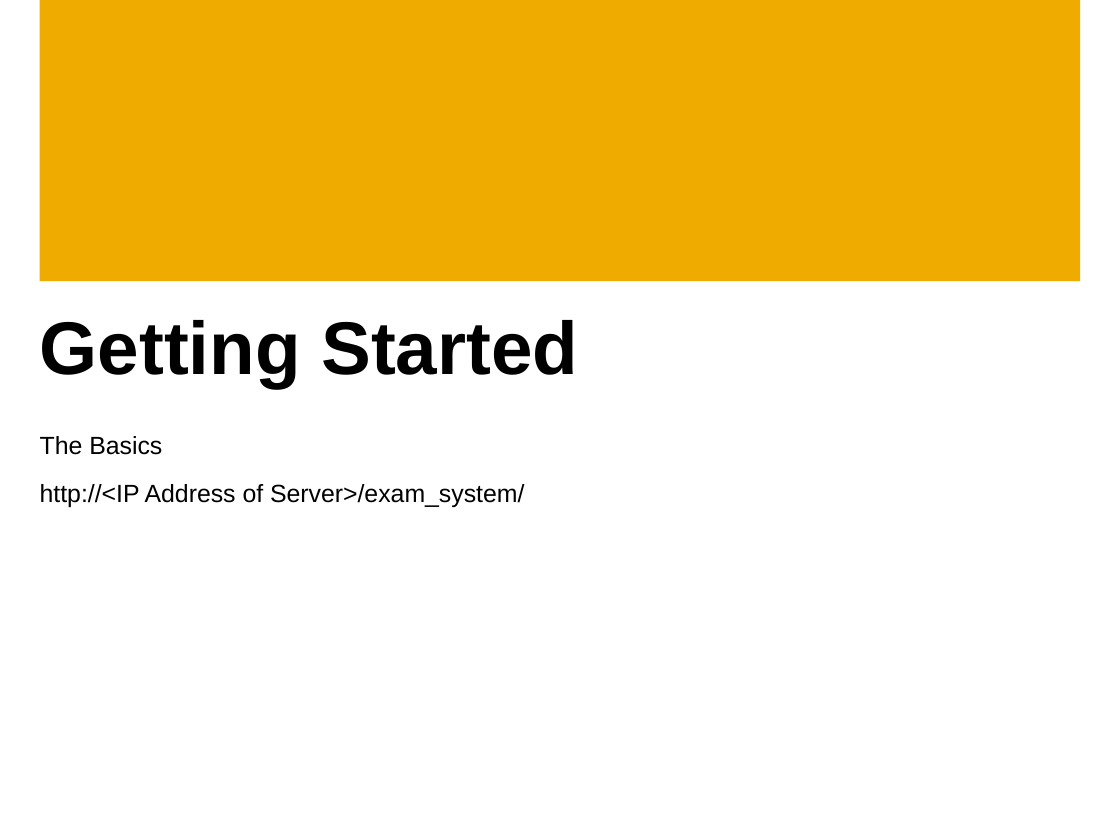
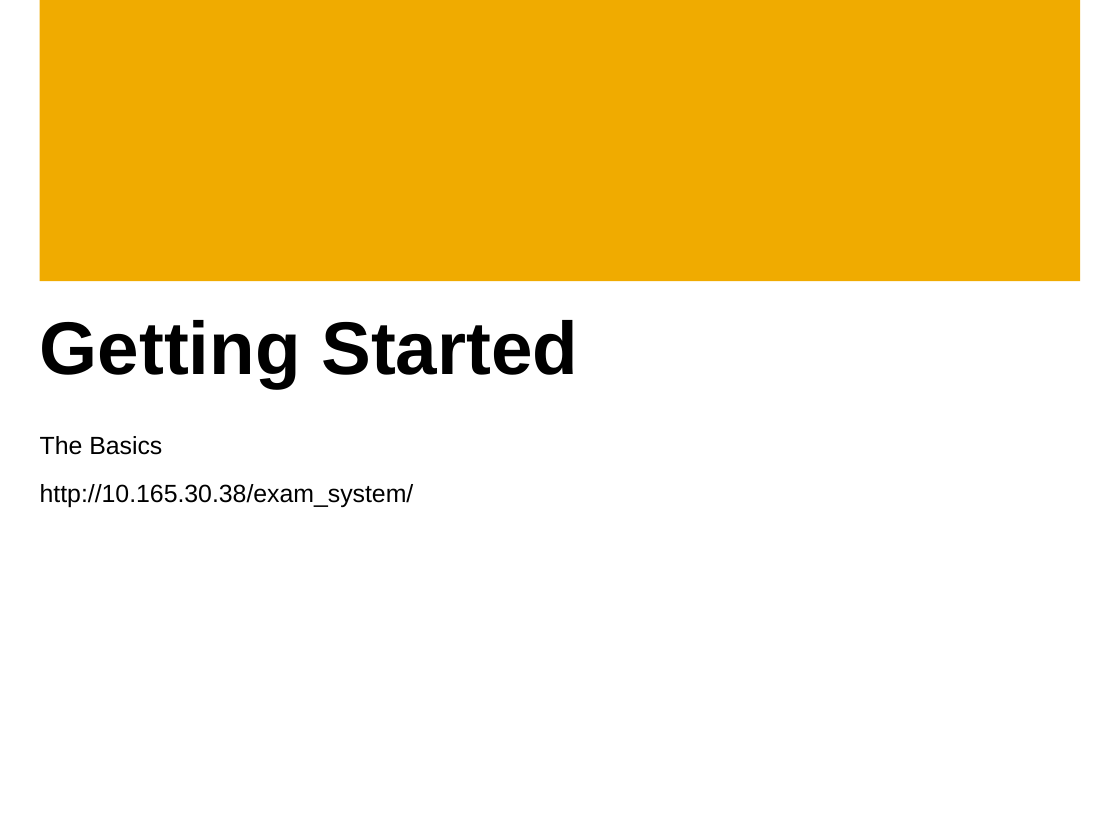
Before and after one commit to evanlouie/EXAM_system, a slide deck: slide 3 of The Exam System - User Guide.pptx. Drawn at 1120x840 pixels with LibreOffice and Linux fonts; fonts in the diff are those of the drawing; background and template pictures are left out. Boxes give left, top, right and bottom in pixels: in the first picture for what was removed or moved away, otherwise in the second. Text is boxed around its words. In the diff, an @@ line names an element or a change of style, - is before the commit and + after.

```diff
--- a/The Exam System - User Guide.pptx
+++ b/The Exam System - User Guide.pptx
@@ text at (40,484,414,507): text changed @@
-http://<IP Address of Server>/exam_system/
+http://10.165.30.38/exam_system/
```
Also in this commit, not shown: 2 other slides changed.
